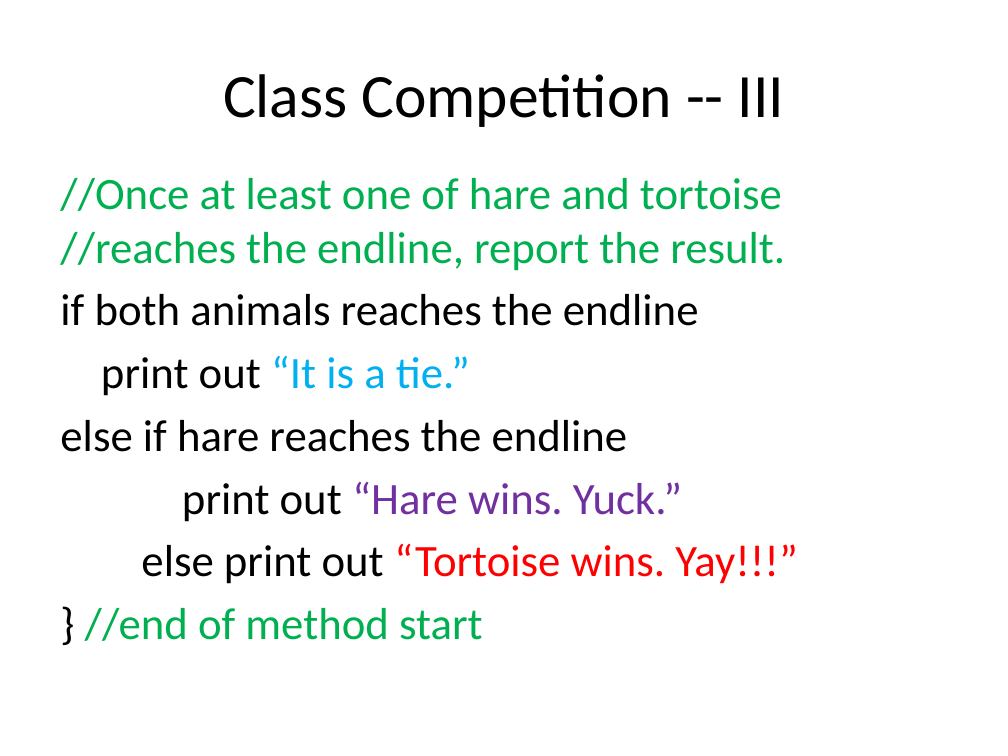
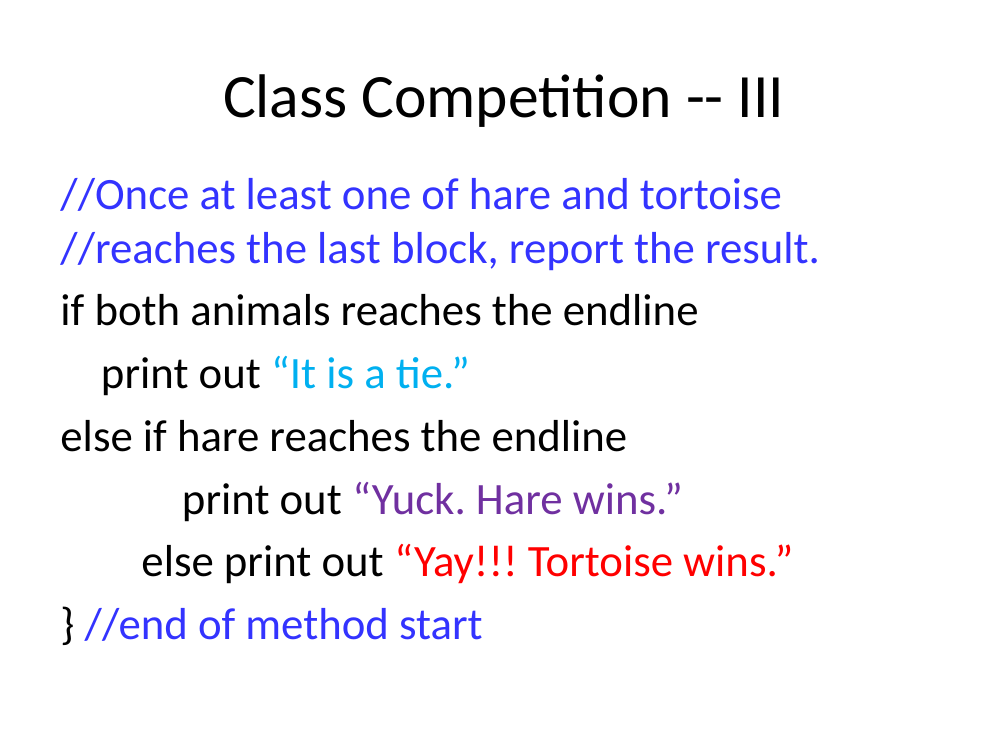
Before and after one commit to tong-yee/tong-yee.github.io, a slide deck: slide 21 of 135/projects/project3/project3_HareTortoiseCompetition.pptx (slide 18 before the commit). Drawn at 1008x756 pixels with LibreOffice and Linux fonts; fonts in the diff are those of the drawing. Boxes give left, top, right and bottom in pixels: in the first picture for what was removed or moved away, otherwise in the second. Text is boxed around its words. In the diff, an @@ line names an element or a change of style, - is before the commit and + after.

Commit message:
add Hare and Tortoise Competition

```diff
--- a/135/projects/project3/project3_HareTortoiseCompetition.pptx
+++ b/135/projects/project3/project3_HareTortoiseCompetition.pptx
@@ text at [60,178,820,271]: text changed; text colour #00B050 to #3333FF @@
-//Once at least one of hare and tortoise //reaches the endline, report the result.
+//Once at least one of hare and tortoise //reaches the last block, report the result.
@@ text at [141,482,793,584]: text changed @@
-print out “Hare wins. Yuck.”
-else print out “Tortoise wins. Yay!!!”
+print out “Yuck. Hare wins.”
+else print out “Yay!!! Tortoise wins.”
@@ text at [85,608,483,641]: text colour #00B050 to #3333FF in "//end of method start" @@
```
Also in this commit, not shown: 17 other slides changed, 3 slides added, 2 other files.
